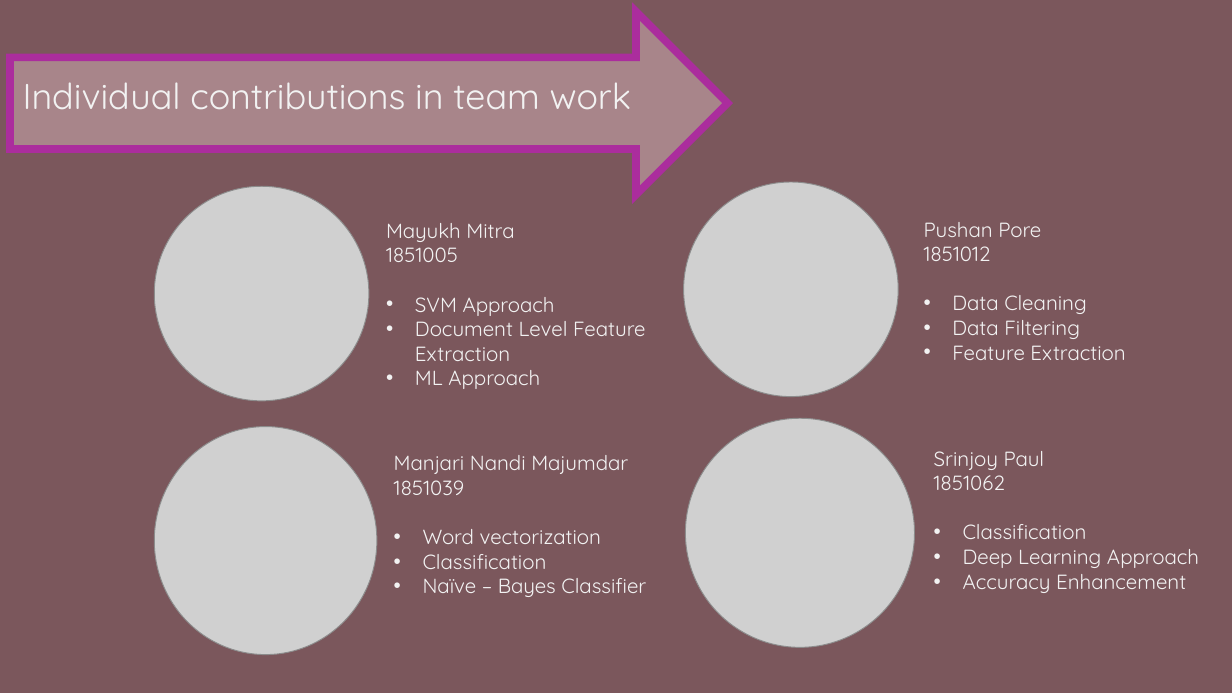
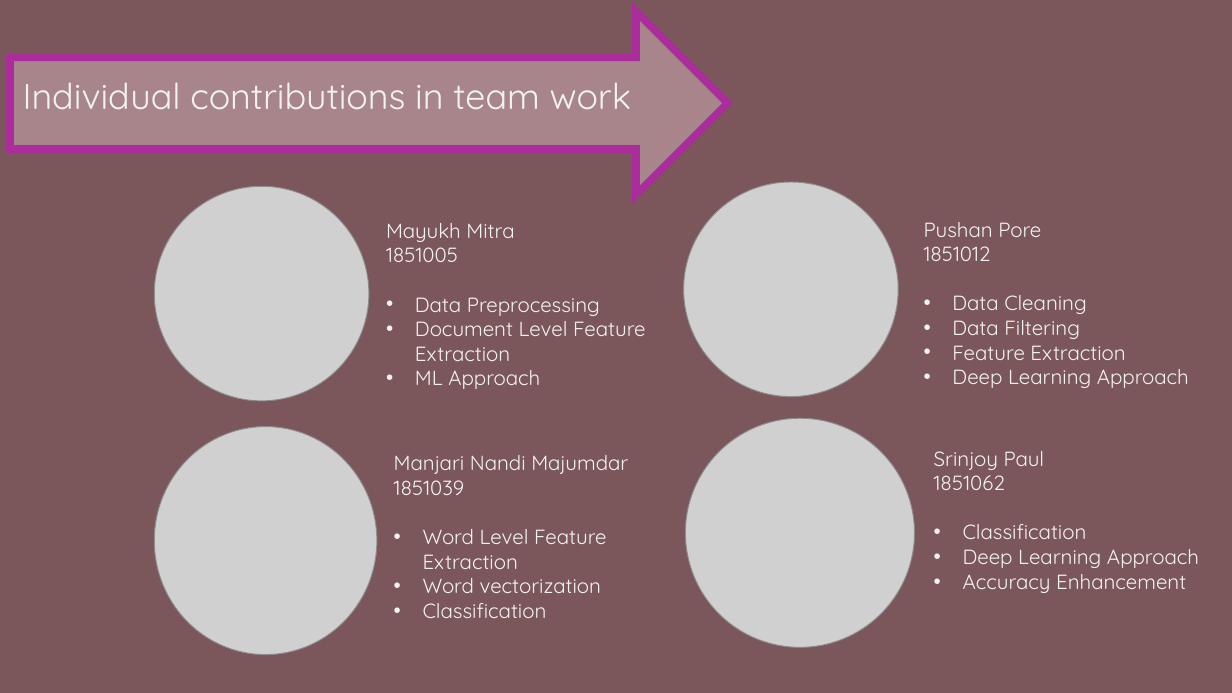
Before and after one commit to Manjari-99/Personality-Detection-From-Text, a slide deck: slide 2 of Personality Detection From Text.pptx. Drawn at 1232x693 pixels with LibreOffice and Linux fonts; fonts in the diff are those of the drawing; grey boxes stand for pictures. Boxes give left, top, right and bottom in pixels: in the first picture for what was removed or moved away, otherwise in the second. Text is boxed around its words. In the diff, an @@ line names an element or a change of style, - is before the commit and + after.

```diff
--- a/Personality Detection From Text.pptx
+++ b/Personality Detection From Text.pptx
@@ text at box(415, 297, 600, 316): text changed @@
-• SVM Approach
+• Data Preprocessing
@@ text at box(952, 369, 1189, 388): paragraph added @@
+• Deep Learning Approach
@@ text at box(423, 529, 606, 569): paragraph added @@
+• Word Level Feature Extraction
@@ text at box(423, 578, 646, 597): paragraph removed @@
-• Naïve – Bayes Classifier
```
Also in this commit, not shown: 3 other slides changed, 1 slide added, 4 slides removed, 1 other file.
